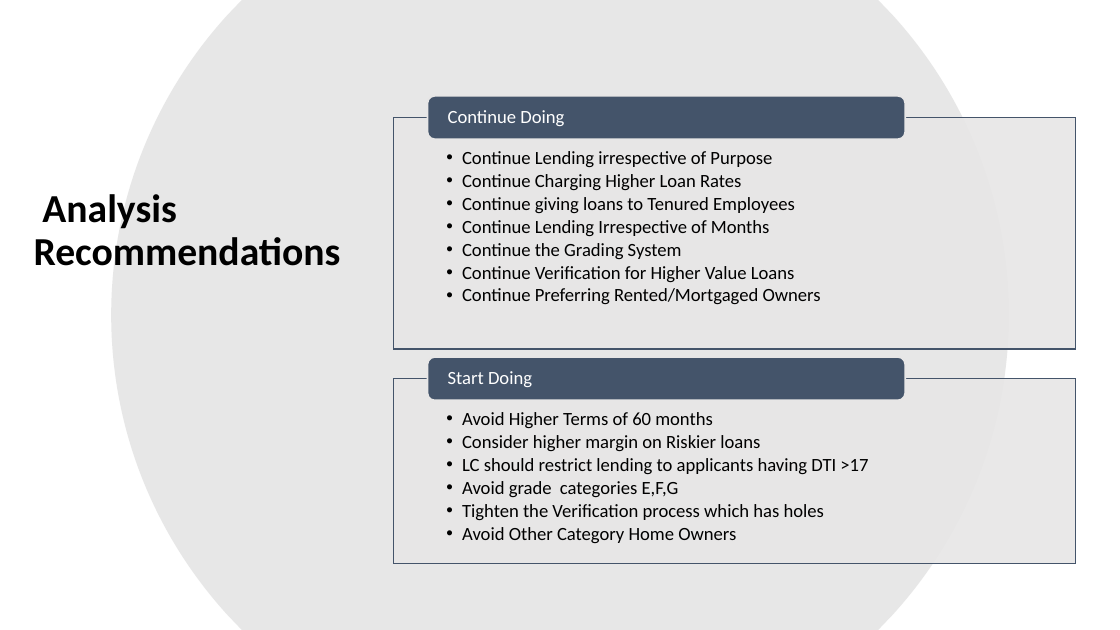
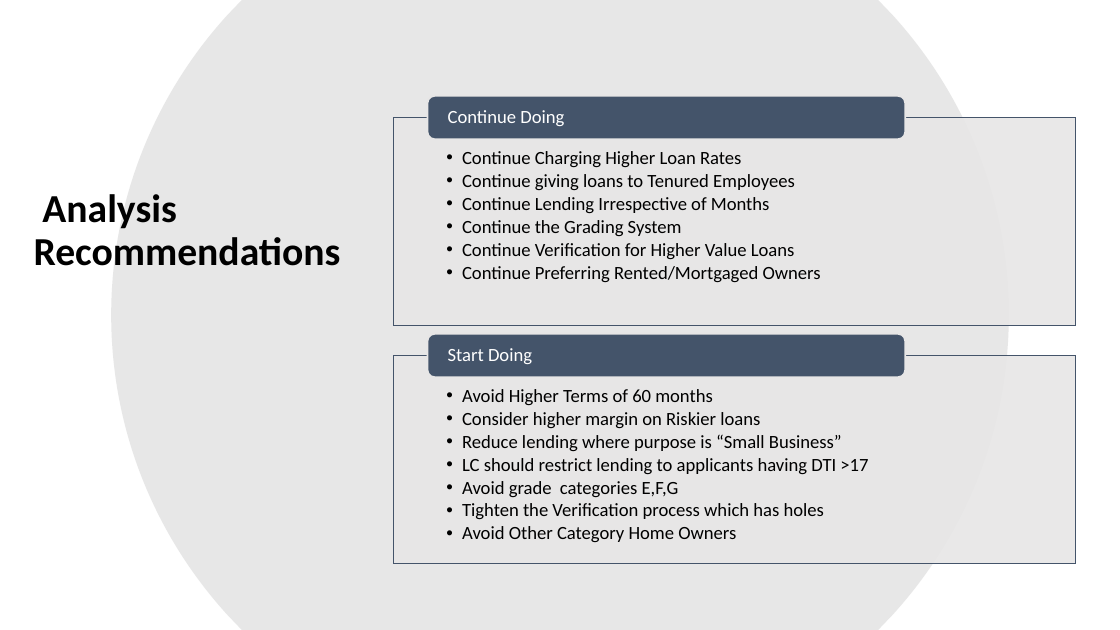
Before and after one commit to rramchan12/Lending-Club-EDA-CaseStudy, a slide deck: slide 18 of LendingClubCaseStudy.pptx (slide 24 before the commit). Drawn at 1120x630 pixels with LibreOffice and Linux fonts; fonts in the diff are those of the drawing; background and template pictures are left out. Boxes give left, top, right and bottom in pixels: in the first picture for what was removed or moved away, otherwise in the second. Text is boxed around its words. In the diff, an @@ line names an element or a change of style, - is before the commit and + after.

```diff
--- a/LendingClubCaseStudy.pptx
+++ b/LendingClubCaseStudy.pptx
@@ rectangle: place and size @@
-rectangle at box(393, 118, 1075, 350)
+rectangle at box(393, 118, 1075, 326)
@@ text at box(462, 151, 772, 167): paragraph removed @@
-  • Continue Lending irrespective of Purpose
@@ text "Avoid Higher Terms of 60 ...": place and size @@
-text "Avoid Higher Terms of 60 ..." at box(462, 412, 868, 543)
+text "Avoid Higher Terms of 60 ..." at box(462, 389, 868, 542)
@@ rectangle: place and size @@
-rectangle at box(393, 379, 1075, 564)
+rectangle at box(393, 355, 1075, 564)
@@ rounded rectangle: place and size @@
-rounded rectangle at box(428, 357, 906, 401)
+rounded rectangle at box(428, 334, 906, 377)
@@ text "Start Doing": place and size @@
-text "Start Doing" at box(448, 371, 532, 387)
+text "Start Doing" at box(448, 348, 532, 364)
@@ text at box(462, 434, 842, 451): paragraph added @@
+  • Reduce lending where purpose is “Small Business”
```
Also in this commit, not shown: 11 other slides changed, 1 slide added, 7 slides removed, 3 other files.
